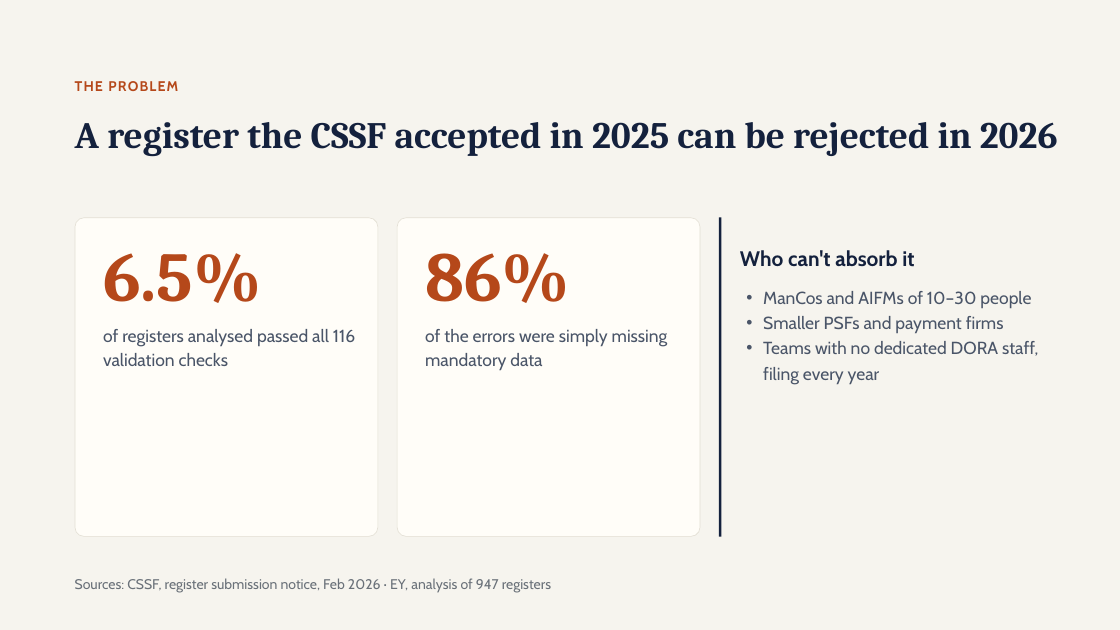
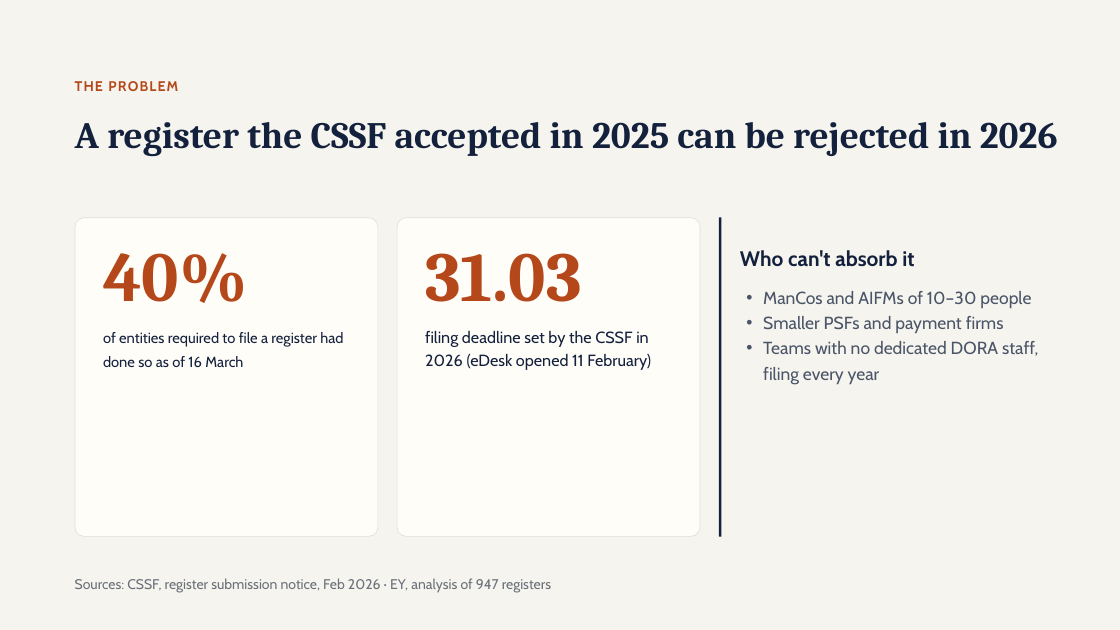
Before and after one commit to ennva/nexops-one-campaigns, a slide deck: slide 2 of docs/NEXOPS ONE™ — Venture Days Pitch.pptx. Drawn at 1120x630 pixels with LibreOffice and Linux fonts; fonts in the diff are those of the drawing. Boxes give left, top, right and bottom in pixels: in the first picture for what was removed or moved away, otherwise in the second. Text is boxed around its words. In the diff, an @@ line names an element or a change of style, - is before the commit and + after.

```diff
--- a/docs/NEXOPS ONE™ — Venture Days Pitch.pptx
+++ b/docs/NEXOPS ONE™ — Venture Days Pitch.pptx
@@ text at (103, 253, 247, 303): text changed @@
-6.5%
+40%
@@ text at (425, 253, 582, 302): text changed @@
-86%
+31.03
@@ text at (103, 332, 343, 367): text changed; size 15 to 12.6 pt; text colour #4A5568 to #14213D @@
-of registers analysed passed all 116 validation checks
+of entities required to file a register had done so as of 16 March
@@ text at (425, 331, 651, 370): text changed; size 15 to 13.9 pt; text colour #4A5568 to #14213D @@
-of the errors were simply missing mandatory data
+filing deadline set by the CSSF in 2026 (eDesk opened 11 February)
```
Also in this commit, not shown: 1 other slide changed, 9 other files.
